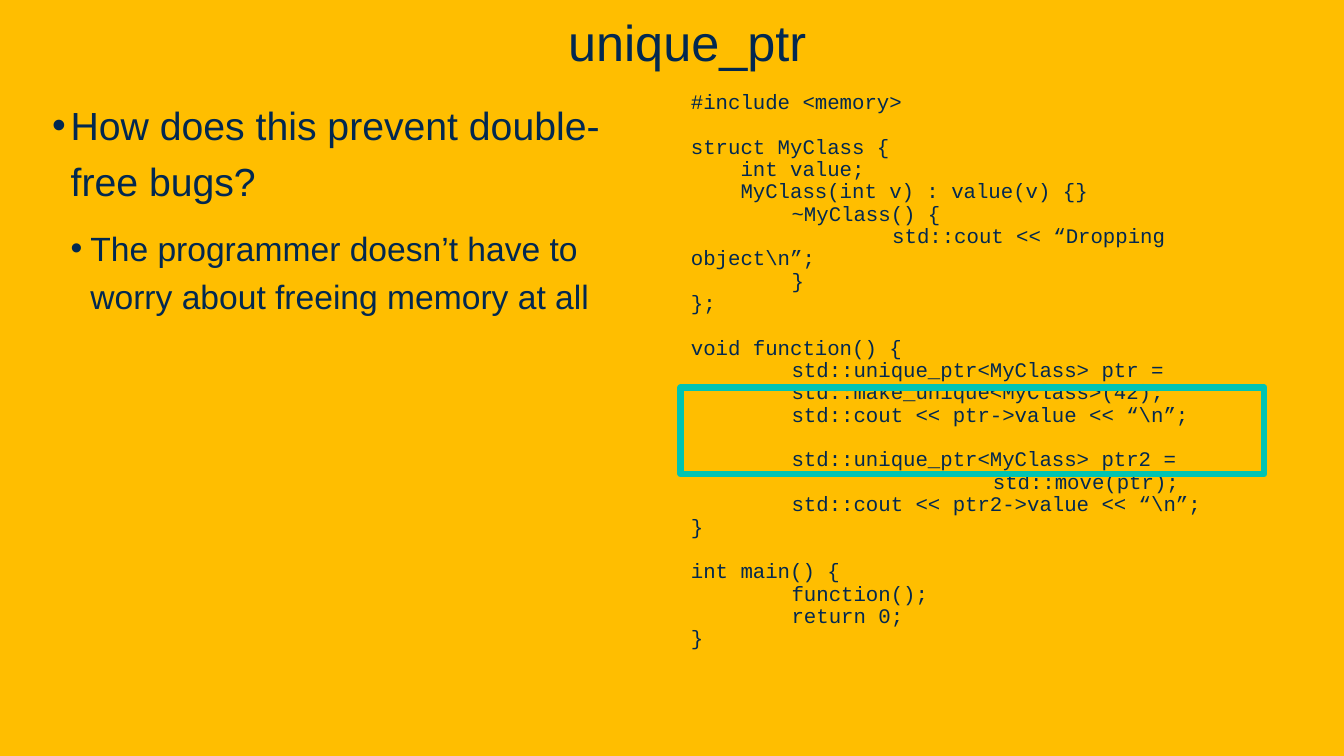
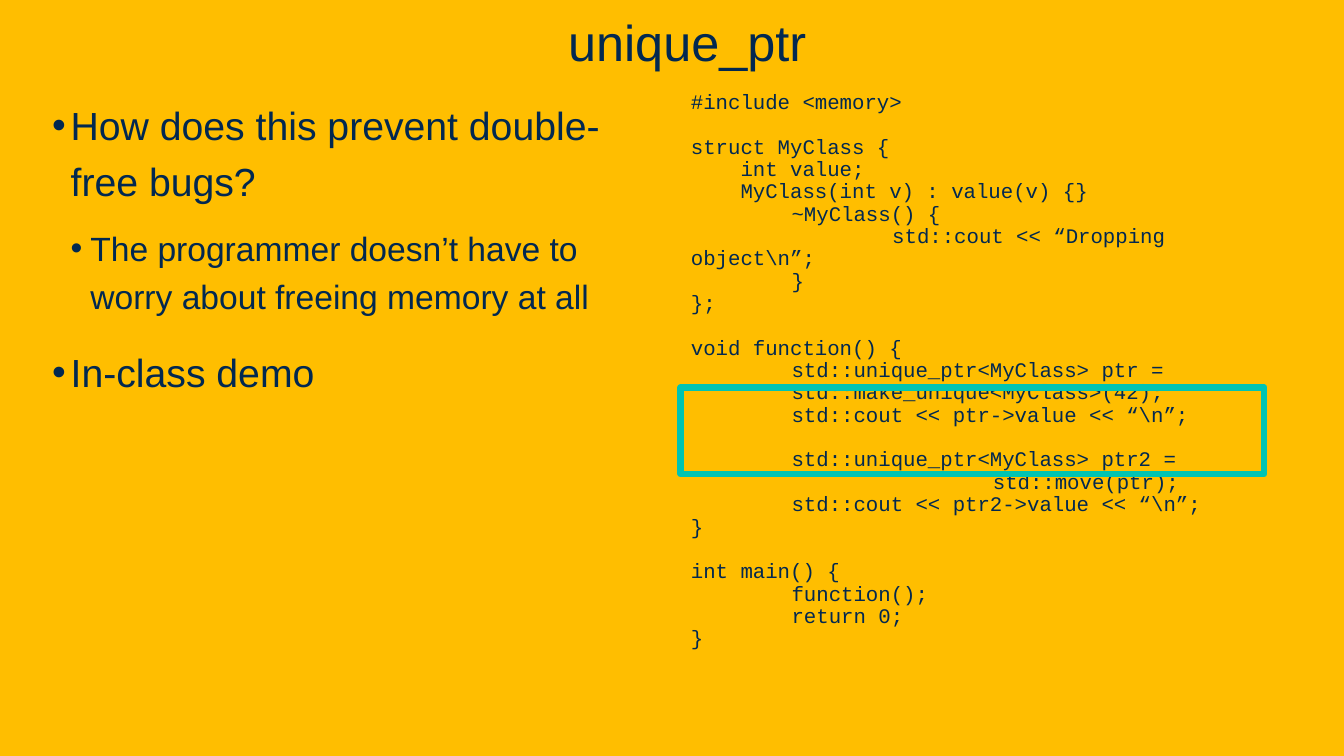
Before and after one commit to davsec-teaching/ECS160-Winter2025, a slide deck: slide 77 of slides/9_software_security.pptx (slide 72 before the commit). Drawn at 1344x756 pixels with LibreOffice and Linux fonts; fonts in the diff are those of the drawing; background and template pictures are left out. Boxes give left, top, right and bottom in pixels: in the first picture for what was removed or moved away, otherwise in the second. Text is boxed around its words. In the diff, an @@ line names an element or a change of style, - is before the commit and + after.

```diff
--- a/slides/9_software_security.pptx
+++ b/slides/9_software_security.pptx
@@ text at (71, 358, 314, 388): paragraph added @@
+• In-class demo
```
Also in this commit, not shown: 4 other slides changed, 5 slides added.
